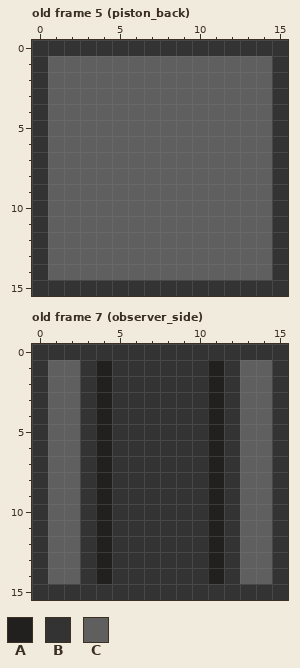
A pixel-art file gets an edit: textures/textures.aseprite. Above is the file before it was changed.
16x16 pixels, 66 frames. Colours within 5 levels of each other are drawn and written as one. Shown: old frame 5 (piston_back), old frame 7 (observer_side). The commit also changed other frames, which this record leaves out.
Palette (. is transparent): A #21201e  B #333333  C #5f5f5f
Pixels before, old frame 5 (piston_back), first column x 0:
 0 BBBBBBBBBBBBBBBB
 1 BCCCCCCCCCCCCCCB
 2 BCCCCCCCCCCCCCCB
 3 BCCCCCCCCCCCCCCB
 4 BCCCCCCCCCCCCCCB
 5 BCCCCCCCCCCCCCCB
 6 BCCCCCCCCCCCCCCB
 7 BCCCCCCCCCCCCCCB
 8 BCCCCCCCCCCCCCCB
 9 BCCCCCCCCCCCCCCB
10 BCCCCCCCCCCCCCCB
11 BCCCCCCCCCCCCCCB
12 BCCCCCCCCCCCCCCB
13 BCCCCCCCCCCCCCCB
14 BCCCCCCCCCCCCCCB
15 BBBBBBBBBBBBBBBB
Pixels before, old frame 7 (observer_side), first column x 0:
 0 BBBBBBBBBBBBBBBB
 1 BCCBABBBBBBABCCB
 2 BCCBABBBBBBABCCB
 3 BCCBABBBBBBABCCB
 4 BCCBABBBBBBABCCB
 5 BCCBABBBBBBABCCB
 6 BCCBABBBBBBABCCB
 7 BCCBABBBBBBABCCB
 8 BCCBABBBBBBABCCB
 9 BCCBABBBBBBABCCB
10 BCCBABBBBBBABCCB
11 BCCBABBBBBBABCCB
12 BCCBABBBBBBABCCB
13 BCCBABBBBBBABCCB
14 BCCBABBBBBBABCCB
15 BBBBBBBBBBBBBBBB
The result:
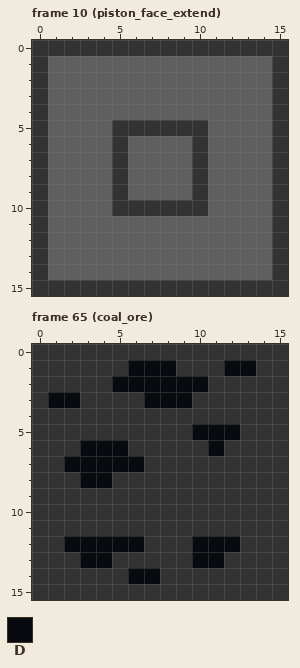
Colours new in this view: D #080a0f
A new or re-ordered frame is compared with the old frame closest to it.
The edit:
frames 66 -> 89
Changed rows in their new state; - is an unchanged pixel.
Frame 10 (piston_face_extend) is new; against old frame 5 (piston_back):
first column x 5:
 5 BBBBBB
 6 B----B
 7 B----B
 8 B----B
 9 B----B
10 BBBBBB
Frame 65 (coal_ore) is new; against old frame 7 (observer_side):
first column x 1:
 1 BB-B-DDD--BDDB
 2 BB-BDDDDDDB-BB
 3 DD-B--DDD-B-BB
 4 BB-B------B-BB
 5 BB-B-----DDDBB
 6 BBDDD-----D-BB
 7 BDDDDD----B-BB
 8 BBDD------B-BB
 9 BB-B------B-BB
10 BB-B------B-BB
11 BB-B------B-BB
12 BDDDDD---DDDBB
13 BBDD-----DD-BB
14 BB-B-DD---B-BB
Boxes around the changes in both pictures, in picture pixels (x1, y1, x2, y2):
changed: (112, 120, 208, 216)
changed: (48, 360, 272, 584)
